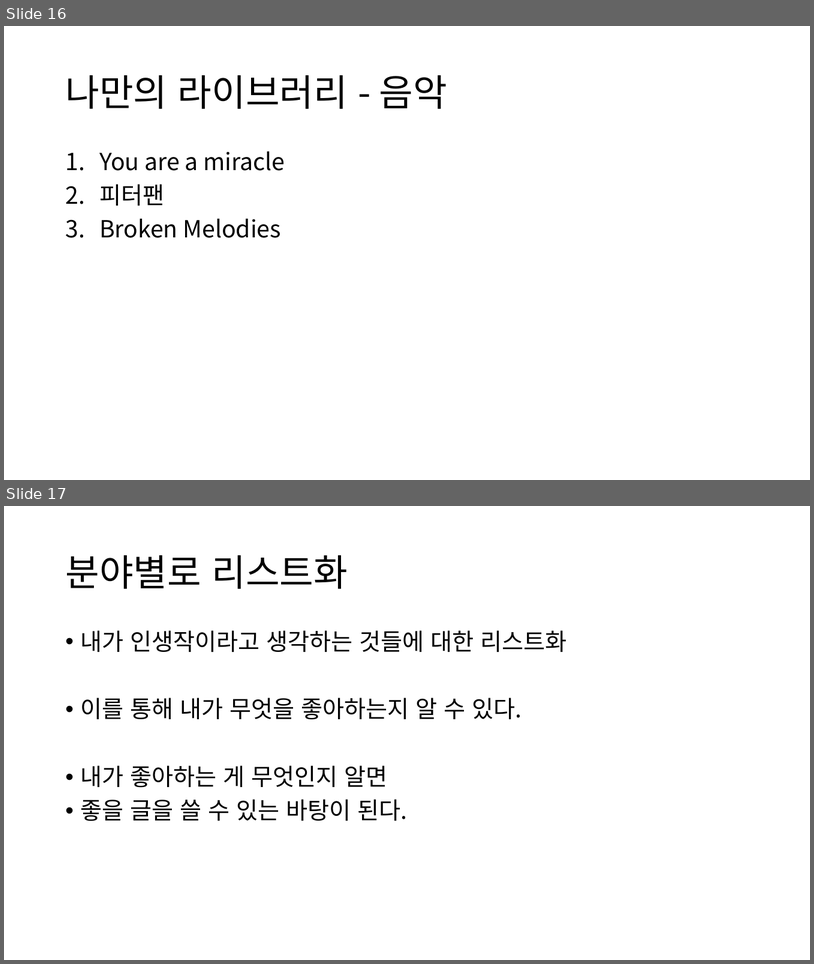
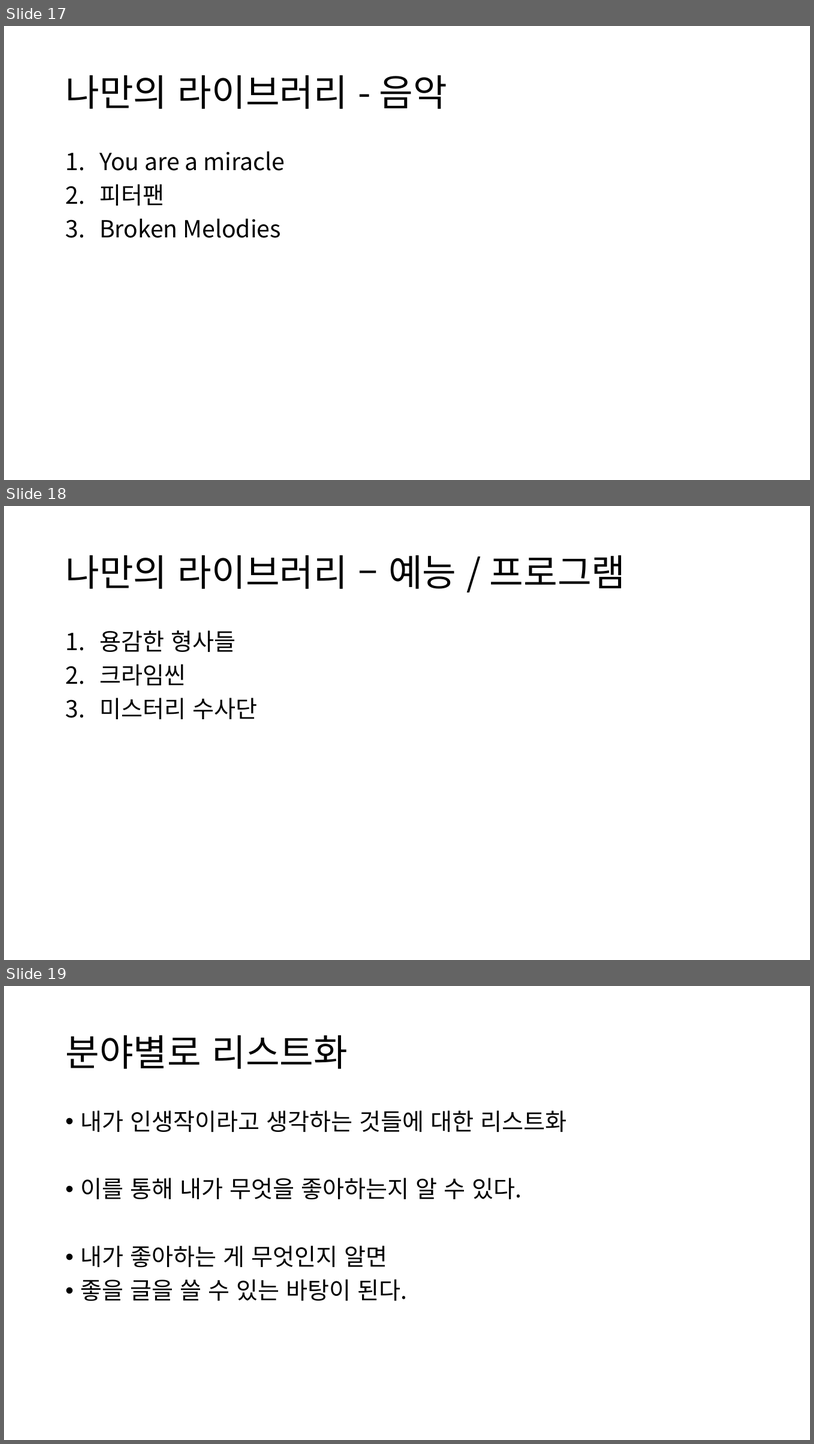
Before and after one commit to ysooj/Gihoek_3, a slide deck: (3.19) 소재 및 라이브러리.pptx. Shown one above the other, each under a label of ours: slides 16 and 17 before the commit, slides 17, 18 and 19 after it. The pictures are 814x964 and 814x1444 pixels, drawn with LibreOffice and Linux fonts; fonts in the diff are those of the drawing. Boxes give left, top, right and bottom in pixels: in the first picture for what was removed or moved away, otherwise in the second. Text is boxed around its words. In the diff, an @@ line names an element or a change of style, - is before the commit and + after.

```diff
--- a/(3.19) 소재 및 라이브러리.pptx
+++ b/(3.19) 소재 및 라이브러리.pptx
@@ slide 18 added at (x1=4, y1=506, x2=810, y2=960), background #FFFFFF @@
@@ title added at (x1=65, y1=555, x2=626, y2=589), 44 pt, text #000000 @@
+나만의 라이브러리 – 예능 / 프로그램
@@ text added at (x1=99, y1=630, x2=257, y2=719), 28 pt, text #000000 @@
+1. 용감한 형사들
+2. 크라임씬
+3. 미스터리 수사단
@@ what was slide 16 is now slide 17 @@
@@ what was slide 17 is now slide 19 @@
```
Also in this commit, not shown: 2 slides changed, 1 other slide added, 5 other files.
